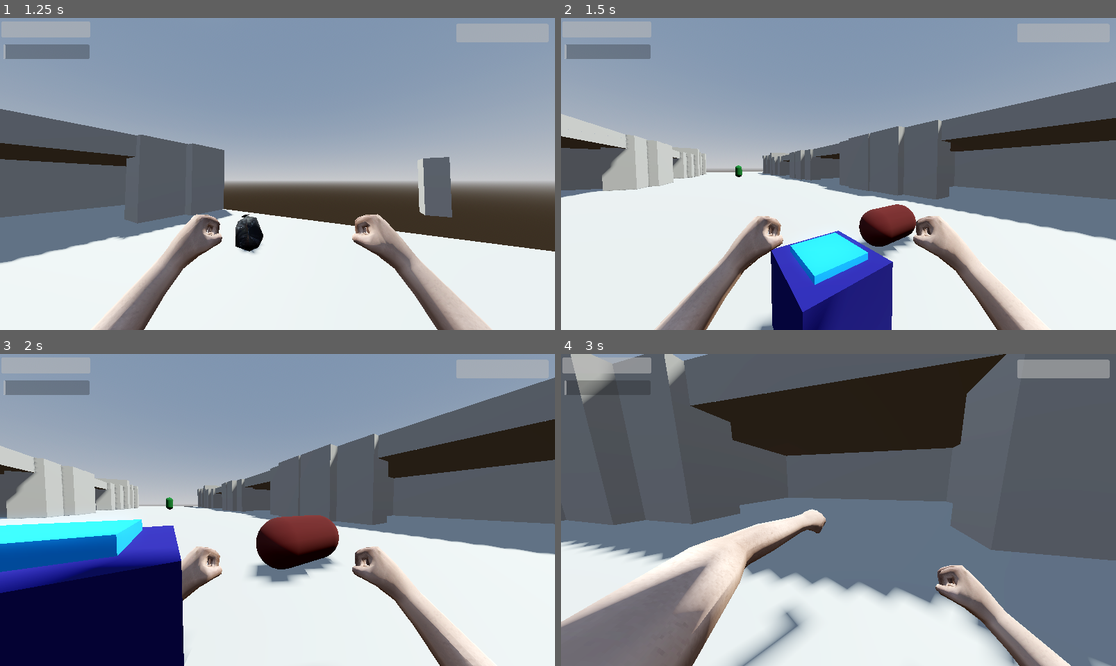
Above: before the commit, frames 1-4 (two rows, left to right).
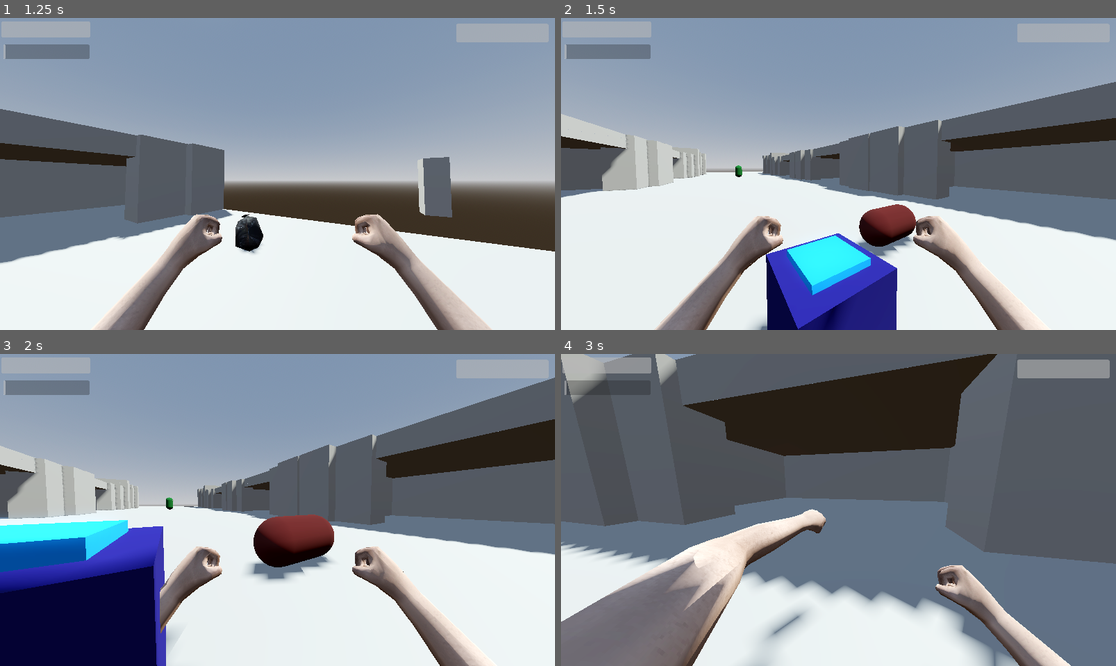
Above: after the commit, the same moments.

Repository: lungcollapser/record
Game: Godot game, scene res://scenes/world.tscn
Two runs of this game, one before a commit and one after it. Both use one fixed random seed, a clock stepped at 60 frames per second and the inputs below.
Inputs (mouse positions are in pixels of both pictures, inside the frame that each line leads up to):
- Up to frame 1 (1.25 s): tap Enter (ui_accept) at 0.5, 0.77 s; move the mouse to (305, 174) at 0.52 s; hold W (forward) from 0.53 s (still down); hold Ctrl (crouch) from 0.53 s (still down)
- Up to frame 2 (1.5 s): keep holding W (forward); move the mouse to (810, 174) at 1.27 s; release Ctrl (crouch) at 1.28 s; tap T (dropreceptacle) at 1.35 s
- Up to frame 3 (2 s): keep holding W (forward); tap Enter (ui_accept) at 1.52 s
- Up to frame 4 (3 s): keep holding W (forward); move the mouse to (849, 503) at 2.02 s; tap E (interact) at 2.1 s; move the mouse to (832, 516) at 2.77 s; click (832, 516) at 2.85 s

Frame 1 is identical in both runs. In frame 2, 2.6% of the frame differs, in the area x 36-61%, y 68-100%; in frame 3, 4.8%; in frame 4, 8.3%, in the area x 0-100%, y 0-100%.

Commit message:
tried to fix item pick up limiter

Diff:
--- a/scenes/playerbody.tscn
+++ b/scenes/playerbody.tscn
@@ -8,8 +8,8 @@
 
 [sub_resource type="CapsuleShape3D" id="CapsuleShape3D_ibc3c"]
 
-[sub_resource type="SphereShape3D" id="SphereShape3D_vx14f"]
-radius = 0.9
+[sub_resource type="BoxShape3D" id="BoxShape3D_v078u"]
+size = Vector3(5.355, 4.899, 8.45)
 
 [sub_resource type="CapsuleShape3D" id="CapsuleShape3D_qmjj8"]
 
@@ -46,13 +46,13 @@
 transform = Transform3D(-0.67, 0, -1.01167e-07, 0, 0.67, 0, 1.01167e-07, 0, -0.67, 0.0448688, -3.10975, -0.100283)
 
 [node name="Hold" type="Node3D" parent="Head/Camera3D" groups=["hold"]]
-transform = Transform3D(1, 0, 0, 0, 1, 0, 0, 0, 1, 0, -0.145143, -1.55614)
+transform = Transform3D(1, 0, 0, 0, 1, 0, 0, 0, 1, 0, -0.329677, -1.45979)
 
 [node name="itemdrop" type="Area3D" parent="Head/Camera3D"]
 
 [node name="itemdropshape" type="CollisionShape3D" parent="Head/Camera3D/itemdrop"]
-transform = Transform3D(1, 0, 0, 0, 1, 0, 0, 0, 1, 0, -0.167873, -2.38501)
-shape = SubResource("SphereShape3D_vx14f")
+transform = Transform3D(1, 0, 0, 0, 1, 0, 0, 0, 1, 0, -0.712031, -5.89465)
+shape = SubResource("BoxShape3D_v078u")
 
 [node name="PlayerHitbox" type="Area3D" parent="."]
 transform = Transform3D(1.51, 0, 0, 0, 1.51, 0, 0, 0, 1.51, 0, 0, 0)
--- a/scripts/playerbody.gd
+++ b/scripts/playerbody.gd
@@ -12,7 +12,7 @@
 const SPRINT_SPEED = 7.0
 const JUMP_VELOCITY = 4.5
 const SENSITIVTY = 0.01
-var pull_power = 45
+var pull_power = 35
 var picked_up_object
 var dead_body_check = null
 
